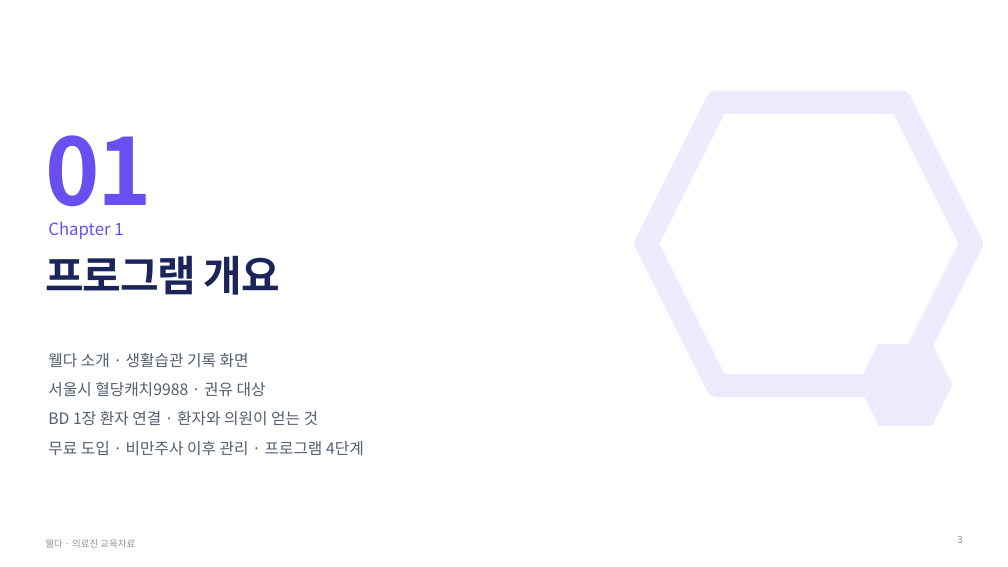
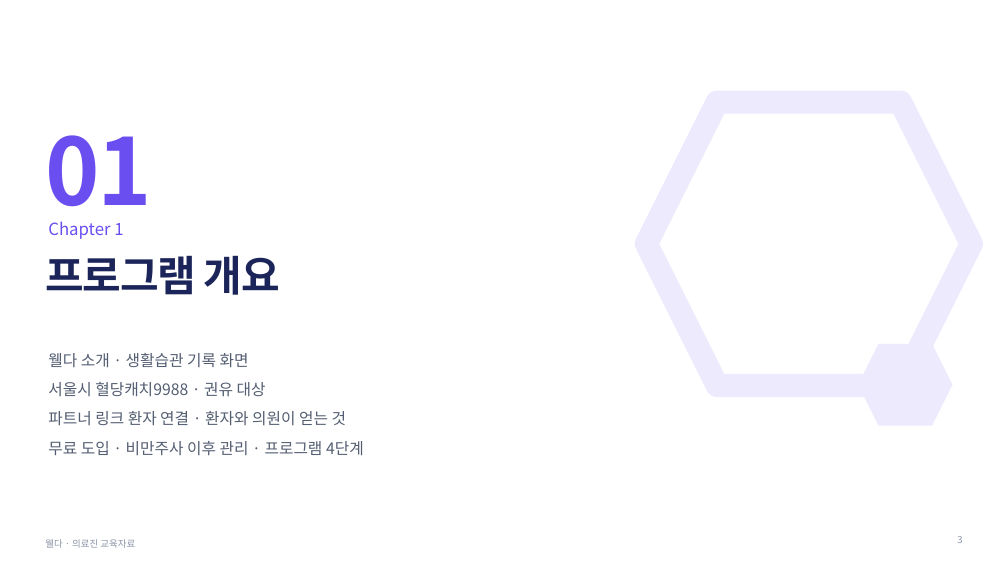
Before and after one commit to xxyuybxx-ctrl/welda-onboarding, a slide deck: slide 3 of files/웰다_교육자료_261118_의료진용.pptx. Drawn at 1008x567 pixels with LibreOffice and Linux fonts; fonts in the diff are those of the drawing. Boxes give left, top, right and bottom in pixels: in the first picture for what was removed or moved away, otherwise in the second. Text is boxed around its words. In the diff, an @@ line names an element or a change of style, - is before the commit and + after.

```diff
--- a/files/웰다_교육자료_261118_의료진용.pptx
+++ b/files/웰다_교육자료_261118_의료진용.pptx
@@ text at [48, 411, 346, 425]: text changed @@
-BD 1장 환자 연결 · 환자와 의원이 얻는 것
+파트너 링크 환자 연결 · 환자와 의원이 얻는 것
```
Also in this commit, not shown: 2 other slides changed, 20 other files.
